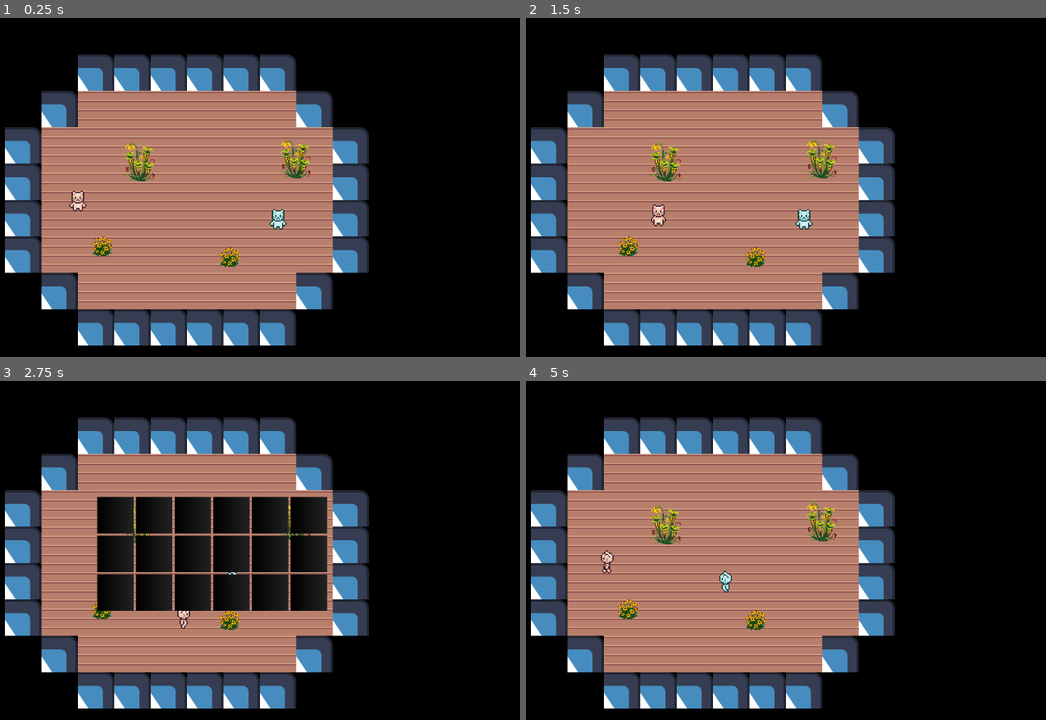
Above: before the commit, frames 1-4 (two rows, left to right).
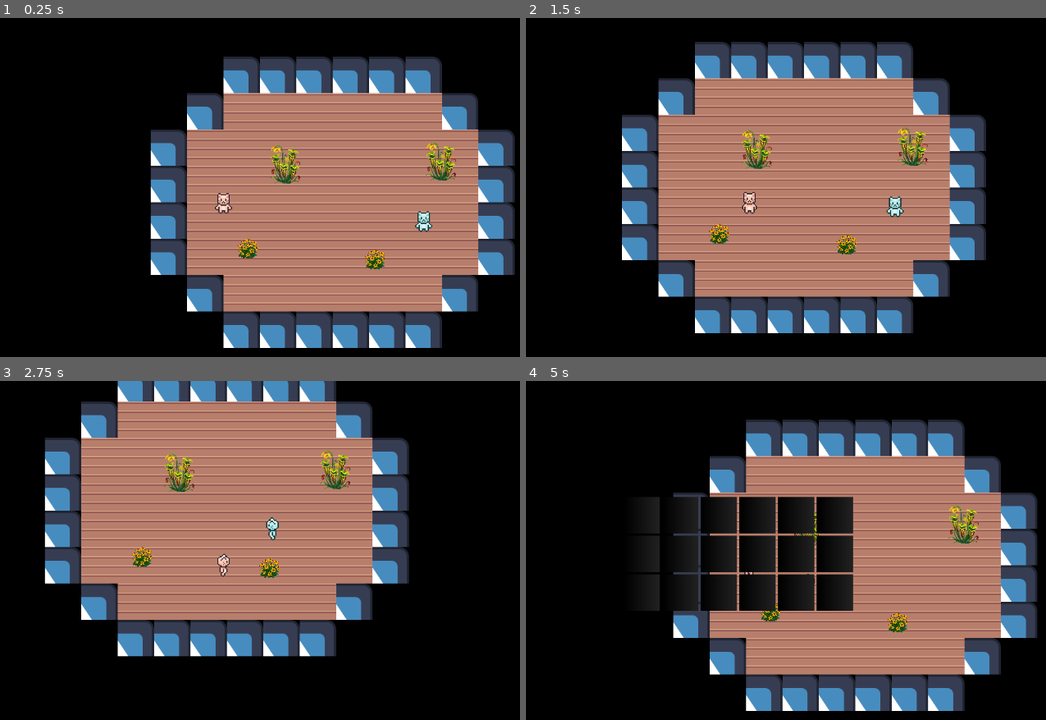
Above: after the commit, the same moments.

Repository: imp-tea/mulberry
Game: Godot game, scene res://world.tscn
The game is run twice, just before and just after one commit, with the same random seed, the same clock (stepped at 60 frames per second) and the same inputs. The engine's default icon, where the game draws it, is replaced by a stand-in: a white triangle on a blue panel in a dark square.
Inputs (mouse positions are in pixels of both pictures, inside the frame that each line leads up to):
- Up to frame 1 (0.25 s): no input
- Up to frame 2 (1.5 s): move the mouse to (895, 184) at 0.52 s; hold D (right) 0.53-1.28 s; tap Home (ui_home) at 0.6, 1.35 s; click (895, 184) at 0.67 s; move the mouse to (619, 221) at 1.27 s; hold S (down) from 1.28 s (still down); click (619, 221) at 1.42 s
- Up to frame 3 (2.75 s): move the mouse to (291, 482) at 2.02 s; release S (down) at 2.03 s; hold D (right) from 2.03 s (still down); tap Home (ui_home) at 2.1 s; click (291, 482) at 2.17 s
- Up to frame 4 (5 s): move the mouse to (718, 638) at 2.77 s; release D (right) at 2.78 s; hold W (up) 2.78-3.53 s; tap Home (ui_home) at 2.85, 3.6, 4.35 s; click (718, 638) at 2.92 s; move the mouse to (947, 621) at 3.52 s; hold A (left) from 3.53 s (still down); click (947, 621) at 3.67 s; tap I (toggle_inventory, bound only after the commit) at 4.15 s; move the mouse to (552, 509) at 4.27 s; click (552, 509) at 4.42 s

The runs differ from the first frame. In frame 1, 65% of the frame differs, in the area x 0-100%, y 10-98%; in frame 2, 55%; in frame 3, 57%; in frame 4, 69%, in the area x 0-99%, y 10-98%.

Commit message:
Fixed collision interaction bug, changed inventory hotkey, added simple camera

Diff:
--- a/Inventory/Inventory.gd
+++ b/Inventory/Inventory.gd
@@ -44,24 +44,15 @@
 
 
 func _on_slot_input(which: InventorySlot, action: InventorySlot.InventorySlotAction):
-	print("action:")
-	print(action)
 	# Select/deselect items
 	if not selected_item:
-		print("No item selected.")
 		# Spliting only occurs if not item selected already
 		if action == InventorySlot.InventorySlotAction.SELECT:
 			selected_item = which.select_item()
-			if selected_item:
-				print("Item selected: "+selected_item.name)
 		elif action == InventorySlot.InventorySlotAction.SPLIT:
 			selected_item = which.split_item() # Split means selecting half amount
-			if selected_item:
-				print("Item split: "+selected_item.name)
 	else:
 		selected_item = which.deselect_item(selected_item)
-		if selected_item:
-			print("Item selected: " + selected_item.name)
 
 
 
@@ -84,7 +75,7 @@
 func add_item(item: Item, amount: int) -> void:
 	var _item: InventoryItem = inventory_item_scene.instantiate() # Duplicate
 	_item.set_data(
-		item.item_name, item.icon, item.is_stackable, amount
+		item.item_name, item.icon, item.is_stackable, amount, item.is_placeable
 	)
 	item.queue_free() # Consume the item by inventory (by the end of frame)
 	if item.is_stackable:
--- a/Inventory/Inventory.tscn
+++ b/Inventory/Inventory.tscn
@@ -30,8 +30,8 @@
 [node name="Tooltip" parent="." instance=ExtResource("2_orgsn")]
 visible = false
 layout_mode = 0
-offset_left = 642.0
-offset_top = 503.0
-offset_right = 642.0
-offset_bottom = 567.0
+offset_left = 697.0
+offset_top = 214.0
+offset_right = 697.0
+offset_bottom = 278.0
 mouse_filter = 2
--- a/Inventory/InventorySlot/InventoryItem/InventoryItem.gd
+++ b/Inventory/InventorySlot/InventoryItem/InventoryItem.gd
@@ -9,12 +9,13 @@
 
 
 
-func set_data(_name: String, _icon: Texture2D, _is_stackable: bool, _amount: int):
+func set_data(_name: String, _icon: Texture2D, _is_stackable: bool, _amount: int, _is_placebale:bool):
 	self.item_name = _name
 	self.name = _name
 	self.icon = _icon
 	self.is_stackable = _is_stackable
 	self.amount = _amount
+	self.is_placeable = _is_placebale
 
 
 
--- a/Inventory/InventorySlot/InventorySlot.gd
+++ b/Inventory/InventorySlot/InventorySlot.gd
@@ -27,15 +27,12 @@
 
 # When slot is pressed
 func _on_texture_button_gui_input(event):
-
 	if event is InputEventMouseButton and event.pressed:
 		if event.button_index == MOUSE_BUTTON_LEFT:
-			print("left")
 			slot_input.emit(
 				self, InventorySlotAction.SELECT
 			)
 		elif event.button_index == MOUSE_BUTTON_RIGHT:
-			print("right")
 			slot_input.emit(
 				self, InventorySlotAction.SPLIT
 			)
@@ -143,7 +140,8 @@
 		var new_item: InventoryItem = inventory_item_scene.instantiate()
 		new_item.set_data(
 			self.item.item_name, self.item.icon,
-			self.item.is_stackable, self.item.amount
+			self.item.is_stackable, self.item.amount,
+			self.item.is_placeable
 		) # Because .duplicate() is buggy (doesnt make it unique0 thats why duplicating via this way
 		new_item.amount = self.item.amount / 2
 		self.item.amount -= new_item.amount
--- a/Items/Item.gd
+++ b/Items/Item.gd
@@ -6,6 +6,7 @@
 @export var icon: Texture2D
 @export var is_stackable: bool = false
 @onready var icon_scale:float
+@onready var is_placeable:bool = false
 func _ready():
 	icon_scale = min(icon_size.x/icon.get_size().x, icon_size.y/icon.get_size().y)
 	add_to_group("items")
--- /dev/null
+++ b/camera.gd
@@ -0,0 +1,6 @@
+extends Camera2D
+
+@export var target:Node2D
+
+func _ready() -> void:
+	pass
--- /dev/null
+++ b/camera.tscn
@@ -0,0 +1,8 @@
+[gd_scene load_steps=2 format=3 uid="uid://dultfmxyxwfn7"]
+
+[ext_resource type="Script" uid="uid://frsy25ojad4q" path="res://camera.gd" id="1_u5kg4"]
+
+[node name="Camera" type="Camera2D" node_paths=PackedStringArray("target")]
+position_smoothing_enabled = true
+script = ExtResource("1_u5kg4")
+target = NodePath("")
--- a/customer.tscn
+++ b/customer.tscn
@@ -554,6 +554,7 @@
 }]
 
 [node name="customer" type="CharacterBody2D"]
+motion_mode = 1
 script = ExtResource("1_c6vkw")
 
 [node name="CollisionShape2D" type="CollisionShape2D" parent="."]
--- a/player.tscn
+++ b/player.tscn
@@ -18,6 +18,7 @@
 [ext_resource type="Texture2D" uid="uid://esd4fgdghaeh" path="res://sprites/actors/player/walk_up_left.png" id="15_j5n4i"]
 [ext_resource type="Texture2D" uid="uid://bpqio6nrin8qy" path="res://sprites/actors/player/walk_up_right.png" id="16_634y6"]
 [ext_resource type="PackedScene" uid="uid://b5ncbmkgn301w" path="res://Inventory/Inventory.tscn" id="18_q13i1"]
+[ext_resource type="PackedScene" uid="uid://dultfmxyxwfn7" path="res://camera.tscn" id="19_pylmc"]
 
 [sub_resource type="CapsuleShape2D" id="CapsuleShape2D_q13i1"]
 radius = 11.0
@@ -559,6 +560,7 @@
 }]
 
 [node name="player" type="CharacterBody2D" node_paths=PackedStringArray("inventory")]
+motion_mode = 1
 script = ExtResource("1_op7ga")
 inventory = NodePath("CanvasLayer/Inventory")
 
@@ -591,4 +593,7 @@
 animation = &"walk-down"
 offset = Vector2(-1, 0)
 
+[node name="Camera" parent="." instance=ExtResource("19_pylmc")]
+position_smoothing_enabled = false
+
 [connection signal="area_entered" from="Area2D" to="." method="_on_area_2d_area_entered"]
--- a/project.godot
+++ b/project.godot
@@ -51,6 +51,11 @@
 , Object(InputEventKey,"resource_local_to_scene":false,"resource_name":"","device":-1,"window_id":0,"alt_pressed":false …(186 unchanged characters)…
 ]
 }
+toggle_inventory={
+"deadzone": 0.2,
+"events": [Object(InputEventKey,"resource_local_to_scene":false,"resource_name":"","device":-1,"window_id":0,"alt_pressed":false,"shift_pressed":false,"ctrl_pressed":false,"meta_pressed":false,"pressed":false,"keycode":0,"physical_keycode":73,"key_label":0,"unicode":105,"location":0,"echo":false,"script":null)
+]
+}
 
 [rendering]
 
--- a/scripts/customer.gd
+++ b/scripts/customer.gd
@@ -12,10 +12,10 @@
 	var move_time = (float(dist)*float(TILESIZE))/float(speed)
 	emit_signal("start_moving", move_time, dir)
 
-func _physics_process(delta):
+func _physics_process(_delta):
 	move_and_slide()
 
-func _process(delta: float) -> void:
+func _process(_delta: float) -> void:
 	if movement_state == "idle" and randf() > 0.997:
 		var directions = ["up","down","left","right"]
 		move_distance(randi_range(1,4), directions[randi_range(0,3)])
@@ -48,7 +48,7 @@
 	$AnimatedSprite2D.play(movement_state+"-"+facing)
 
 func _on_start_moving(time:float, dir:String) -> void:
-	var movement_timer = get_tree().create_timer(time, true).timeout.connect(_on_stop_moving)
+	get_tree().create_timer(time, true).timeout.connect(_on_stop_moving)
 	var dir_vec = Vector2.ZERO
 	if dir == "up":
 		dir_vec.y = -1
--- a/scripts/player.gd
+++ b/scripts/player.gd
@@ -4,6 +4,8 @@
 var movement_state = "idle"
 var facing = "-down"
 var anim_speed = 1.5
+var inventory_open = false
+var current_hotbar_slot = 0
 @export var speed = TILESIZE*2
 @export var inventory: Inventory
 
@@ -25,9 +27,9 @@
 	move_and_slide()
 
 func _process(delta: float) -> void:
-	if Input.is_action_just_pressed("ui_home"):
+	if Input.is_action_just_pressed("toggle_inventory"):
 		inventory.visible = not inventory.visible
-		print("inventory toggled")
+		inventory_open = not inventory_open
 
 func input_to_dir(input:Vector2):
 	var ang = input.angle()
Not shown, added: camera.gd.uid
Not shown: 1 places in player.tscn that only renumber resources
